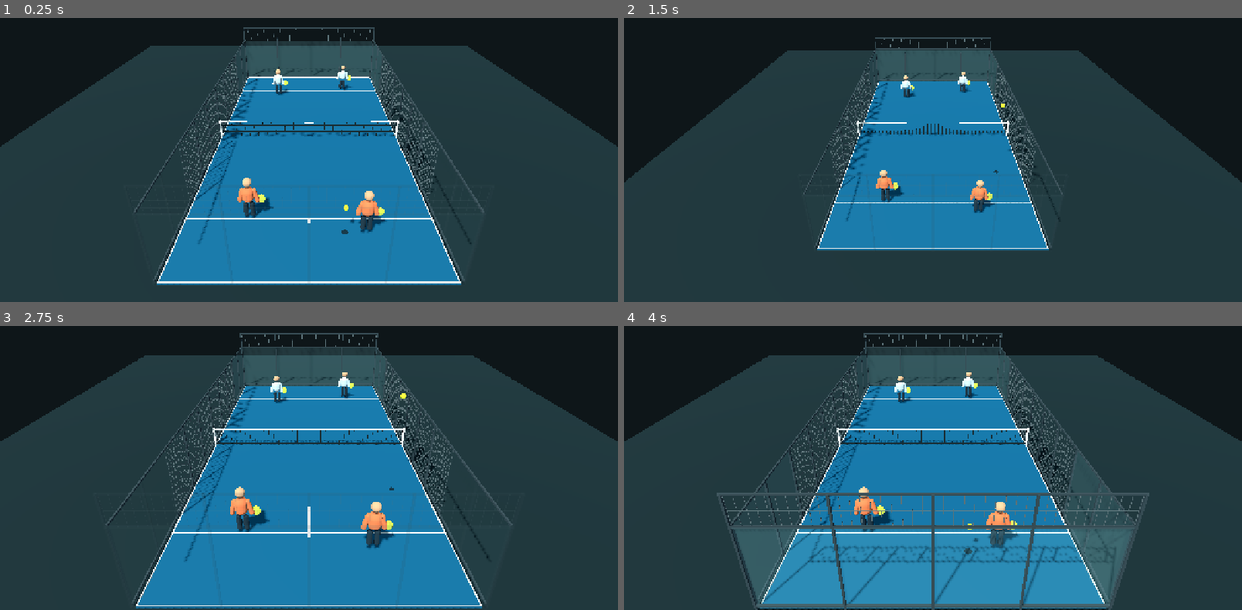
Above: before the commit, frames 1-4 (two rows, left to right).
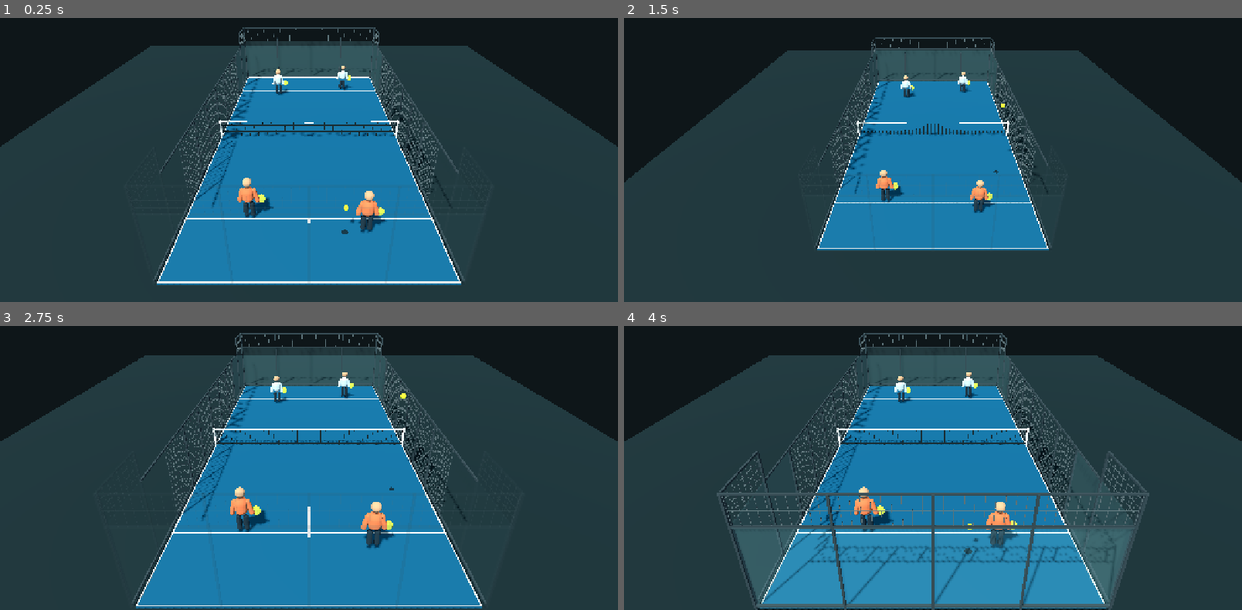
Above: after the commit, the same moments.

Repository: Zhinon/padel-arcade
Game: Godot game, scene res://scenes/main.tscn
Two runs of this game, one before a commit and one after it. Both use one fixed random seed, a clock stepped at 60 frames per second and the inputs below.
Inputs:
- Up to frame 1 (0.25 s): no input
- Up to frame 2 (1.5 s): tap Enter at 0.5 s; tap 1 at 0.6 s; tap Space at 0.77, 1.25 s; tap 2 at 1.35 s
- Up to frame 3 (2.75 s): tap Space at 1.52 s; tap Enter at 2 s; tap 3 at 2.1 s
- Up to frame 4 (4 s): tap Space at 2.75, 3.02, 3.77 s; tap G at 2.85 s; tap Enter at 3.5 s; tap R at 3.6 s

The runs differ from the first frame. In frame 1, 0.2% of the frame differs, in the area x 21-79%, y 3-80%; in frame 2, 0.1%; in frame 3, 0.2%; in frame 4, 0.5%, in the area x 15-85%, y 2-82%.

Commit message:
Corregir altura de rejas laterales segun variante de cristal FIP

Diff:
--- a/game/scripts/court.gd
+++ b/game/scripts/court.gd
@@ -52,17 +52,19 @@
 			_box("EndFenceRow", Vector3(0, y, wall_z), Vector3(10, 0.012, 0.012), Color("56666c"), near_wall)
 	for sign_x: float in [-1.0, 1.0]:
 		var side_x := sign_x * 5.06
+		# FIP crystal variant: 3 m glass for 4 m at each end.
+		# Only the terminal 2 m rise to 4 m with mesh above the glass.
 		for sign_z: float in [-1.0, 1.0]:
-			# Simplified side panels; access openings remain a later blockout refinement.
 			_box("SideGlass", Vector3(side_x, 1.5, sign_z * 8), Vector3(0.06, 3, 4), Color(0.5, 0.78, 0.82, 0.08), sign_z > 0.0)
+			var corner_center := sign_z * 9.0
+			_side_fence(side_x, corner_center - 1.0, corner_center + 1.0, 3.0, 4.0, sign_z > 0.0)
+			_box("SideCornerTopRail", Vector3(side_x, 4, corner_center), Vector3(0.055, 0.055, 2), Color("34454d"), sign_z > 0.0)
 		for z: float in [-10.0, -8.0, -6.0, -4.0, -2.0, 0.0, 2.0, 4.0, 6.0, 8.0, 10.0]:
-			_box("SidePost", Vector3(side_x, 1.5, z), Vector3(0.065, 3, 0.065), Color("34454d"), z >= 6.0)
-		for y: float in [0.12, 3.0]:
-			_box("SideRail", Vector3(side_x, y, 0), Vector3(0.055, 0.055, 20), Color("34454d"))
-		for i in range(49):
-			_box("SideFence", Vector3(side_x, 1.5, -6.0 + i * 0.25), Vector3(0.012, 3, 0.012), Color("56666c"))
-		for i in range(1, 12):
-			_box("SideFenceRow", Vector3(side_x, i * 0.25, 0), Vector3(0.012, 0.012, 12), Color("56666c"))
+			var height := 4.0 if absf(z) >= 8.0 else 3.0
+			_box("SidePost", Vector3(side_x, height * 0.5, z), Vector3(0.065, height, 0.065), Color("34454d"), z >= 6.0)
+		_box("SideBottomRail", Vector3(side_x, 0.12, 0), Vector3(0.055, 0.055, 20), Color("34454d"))
+		_box("SideMiddleTopRail", Vector3(side_x, 3, 0), Vector3(0.055, 0.055, 16), Color("34454d"))
+		_side_fence(side_x, -6.0, 6.0, 0.0, 3.0)
 	for x: float in [-5.0, 5.0]:
 		_box("NetPost", Vector3(x, 0.5, 0), Vector3(0.1, 1.0, 0.1), Color("e7efec"))
 	# Top edge follows the 0.88 m center / 0.92 m end reference with short segments.
@@ -74,6 +76,15 @@
 	for i in range(1, 9):
 		_box("NetHorizontal", Vector3(0, i * 0.1, 0), Vector3(10, 0.012, 0.012), Color("182b32"))
 	set_near_wall_ghost(true)
+
+func _side_fence(side_x: float, start_z: float, end_z: float, bottom: float, top: float, near_wall: bool = false) -> void:
+	var length := end_z - start_z
+	var height := top - bottom
+	var center_z := (start_z + end_z) * 0.5
+	for i in range(roundi(length / 0.25) + 1):
+		_box("SideFence", Vector3(side_x, (bottom + top) * 0.5, start_z + i * 0.25), Vector3(0.012, height, 0.012), Color("56666c"), near_wall)
+	for i in range(1, roundi(height / 0.25)):
+		_box("SideFenceRow", Vector3(side_x, bottom + i * 0.25, center_z), Vector3(0.012, 0.012, length), Color("56666c"), near_wall)
 
 func set_near_wall_ghost(enabled: bool) -> void:
 	ghost_near_wall = enabled
Not shown, changed: docs/BITACORA.md
Not shown, changed: docs/CAMARA.md
Not shown, changed: docs/DECISIONES.md
Not shown, changed: docs/ESTADO.md
Not shown, changed: docs/FUENTES.md
Not shown, changed: docs/PLAN.md
Not shown, changed: docs/PRUEBAS.md
